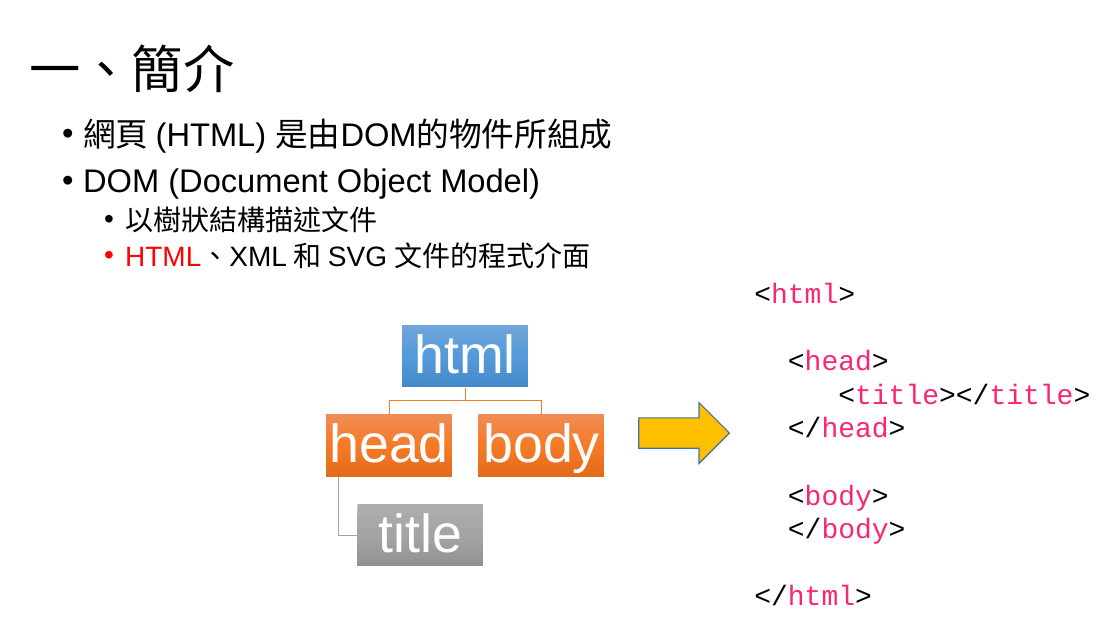
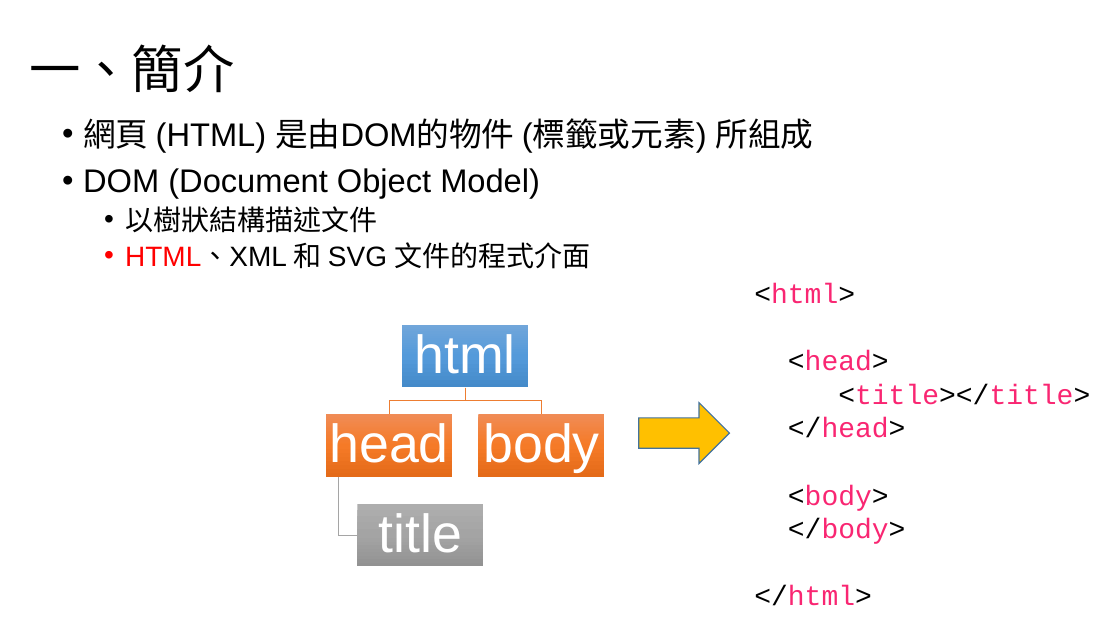
Before and after one commit to Benknightdark/jquerytutorial, a slide deck: slide 3 of jquerytutorial.pptx. Drawn at 1120x630 pixels with LibreOffice and Linux fonts; fonts in the diff are those of the drawing. Boxes give left, top, right and bottom in pixels: in the first picture for what was removed or moved away, otherwise in the second. Text is boxed around its words. In the diff, an @@ line names an element or a change of style, - is before the commit and + after.

```diff
--- a/jquerytutorial.pptx
+++ b/jquerytutorial.pptx
@@ text at bbox=[83, 118, 814, 151]: text changed @@
-• 網頁 (HTML) 是由DOM的物件所組成
+• 網頁 (HTML) 是由DOM的物件 (標籤或元素) 所組成
```
Also in this commit, not shown: 1 other slide changed, 2 other files.
